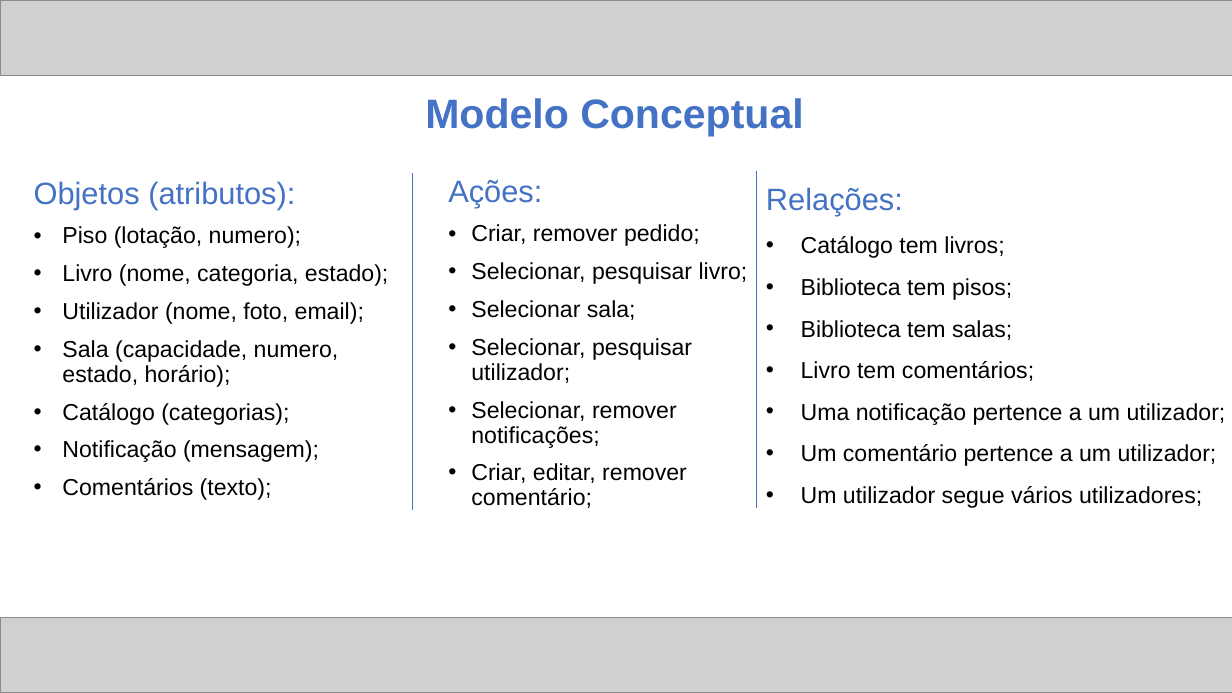
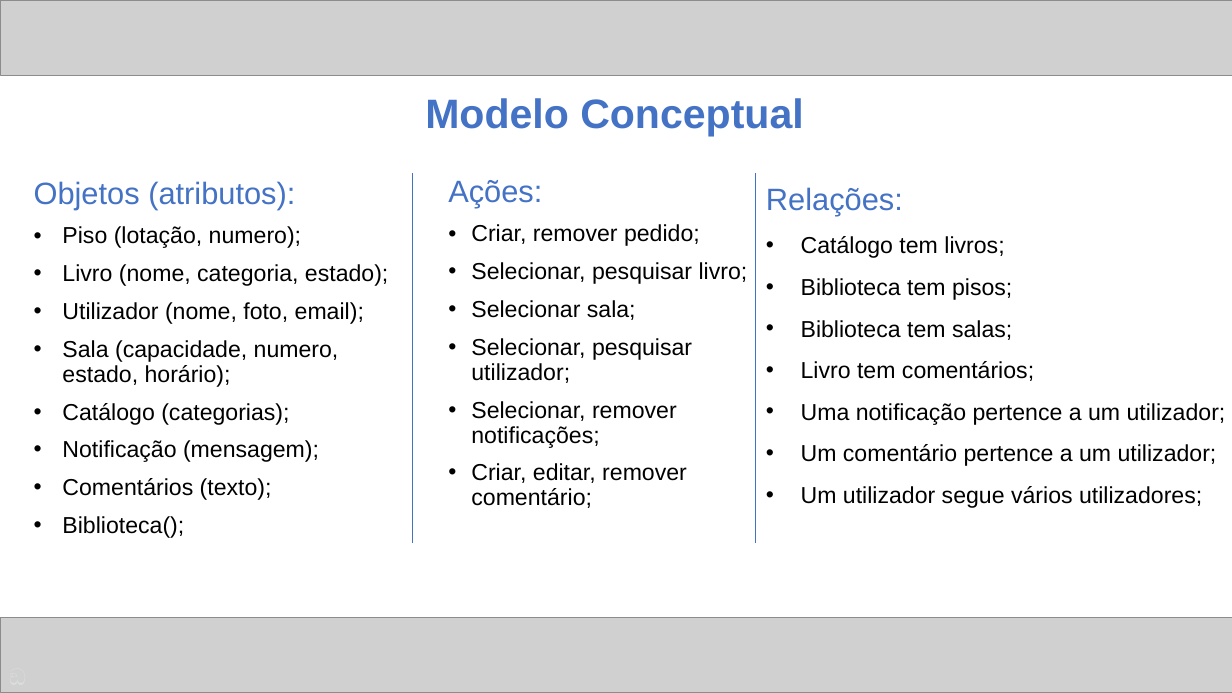
Before and after one commit to ICWeiner/FEUP-IPC, a slide deck: slide 7 of phase1/ipc.pptx. Drawn at 1232x693 pixels with LibreOffice and Linux fonts; fonts in the diff are those of the drawing; grey boxes stand for pictures. Boxes give left, top, right and bottom in pixels: in the first picture for what was removed or moved away, otherwise in the second. Text is boxed around its words. In the diff, an @@ line names an element or a change of style, - is before the commit and + after.

```diff
--- a/phase1/ipc.pptx
+++ b/phase1/ipc.pptx
@@ line moved from (412, 173) - (412, 510) to (412, 173) - (412, 543) @@
@@ line moved from (756, 171) - (756, 508) to (755, 173) - (755, 543) @@
@@ text at (x1=62, y1=516, x2=184, y2=538): paragraph added @@
+• Biblioteca();
```
Also in this commit, not shown: 6 other slides changed.
